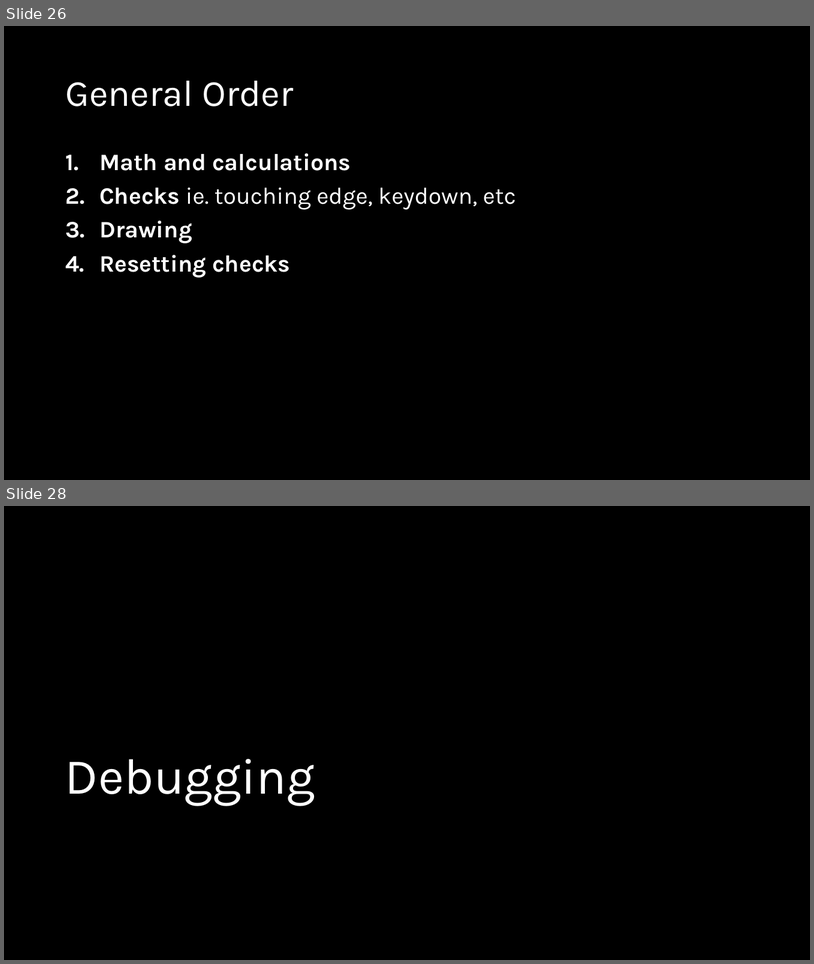
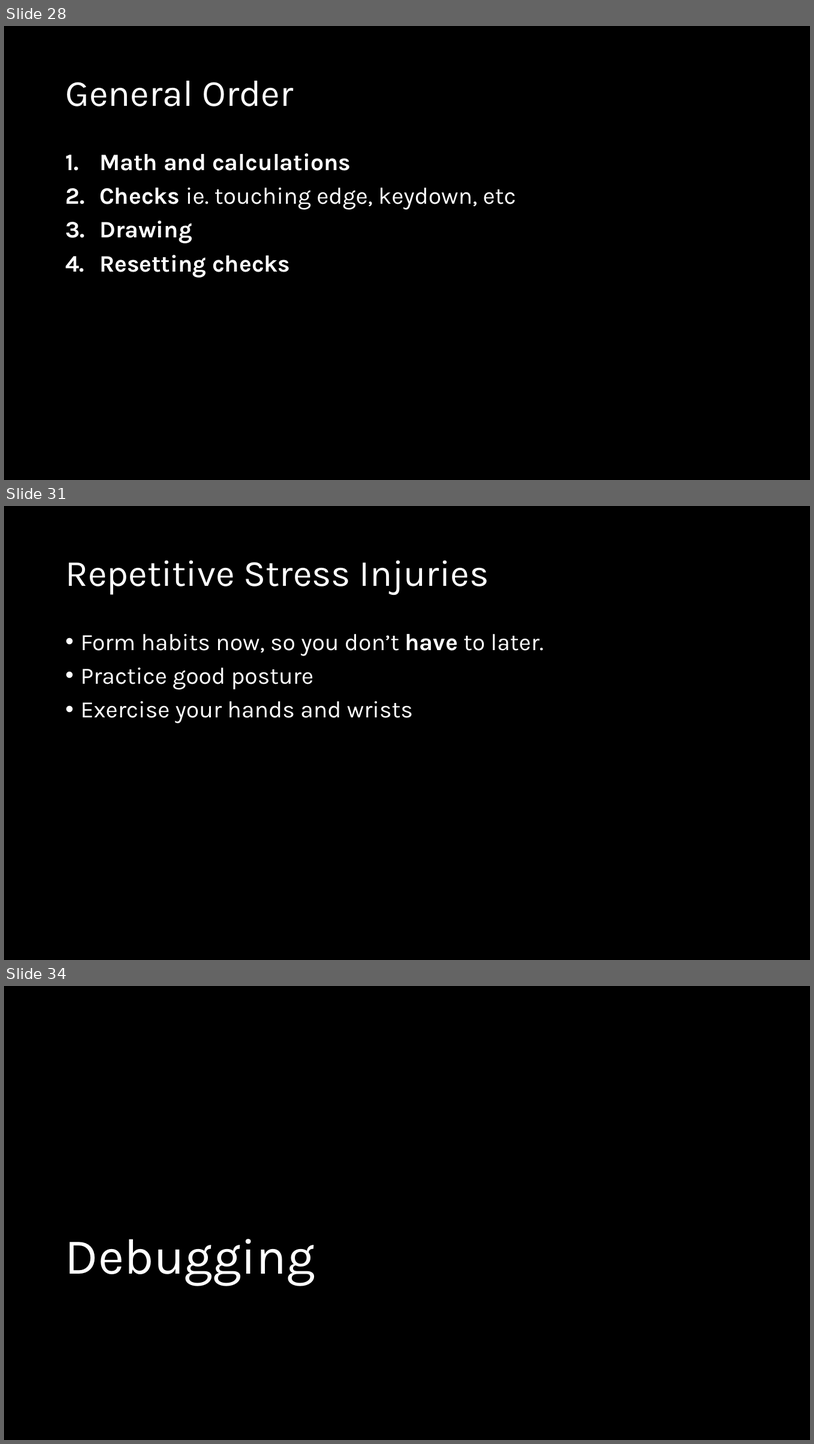
Before and after one commit to crhallberg/IMM120, a slide deck: Presentations/Class 04 – Sept 25.pptx. Shown one above the other, each under a label of ours: slides 26 and 28 before the commit, slides 28, 31 and 34 after it; the slides between them are not shown. The pictures are 814x964 and 814x1444 pixels, drawn with LibreOffice and Linux fonts; fonts in the diff are those of the drawing. Boxes give left, top, right and bottom in pixels: in the first picture for what was removed or moved away, otherwise in the second. Text is boxed around its words. In the diff, an @@ line names an element or a change of style, - is before the commit and + after.

```diff
--- a/Presentations/Class 04 – Sept 25.pptx
+++ b/Presentations/Class 04 – Sept 25.pptx
@@ slide 31 added at <box>4,506,810,960</box>, background #000000 @@
@@ title added at <box>65,560,489,595</box>, 44 pt, text #FFFFFF @@
+Repetitive Stress Injuries
@@ text added at <box>81,634,543,723</box>, 28 pt, text #FFFFFF @@
+• Form habits now, so you don’t have to later.
+• Practice good posture
+• Exercise your hands and wrists
@@ what was slide 26 is now slide 28 @@
@@ what was slide 28 is now slide 34 @@
```
Also in this commit, not shown: 8 slides changed, 15 other slides added, 1 slide removed.
